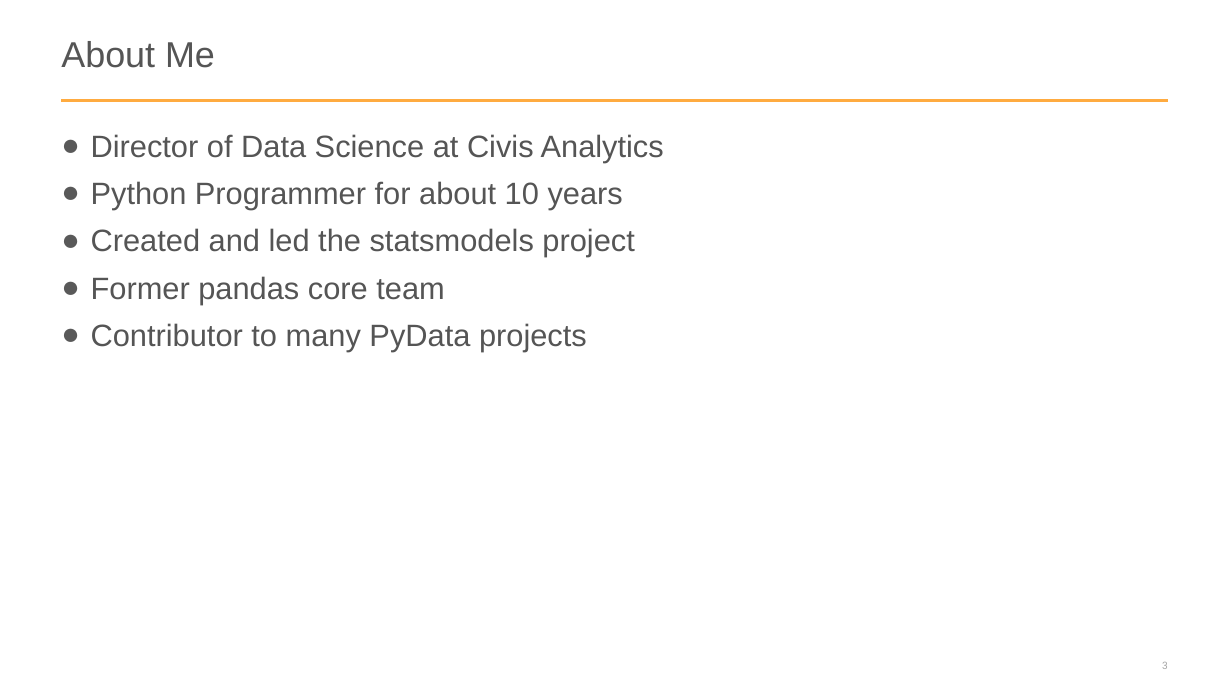
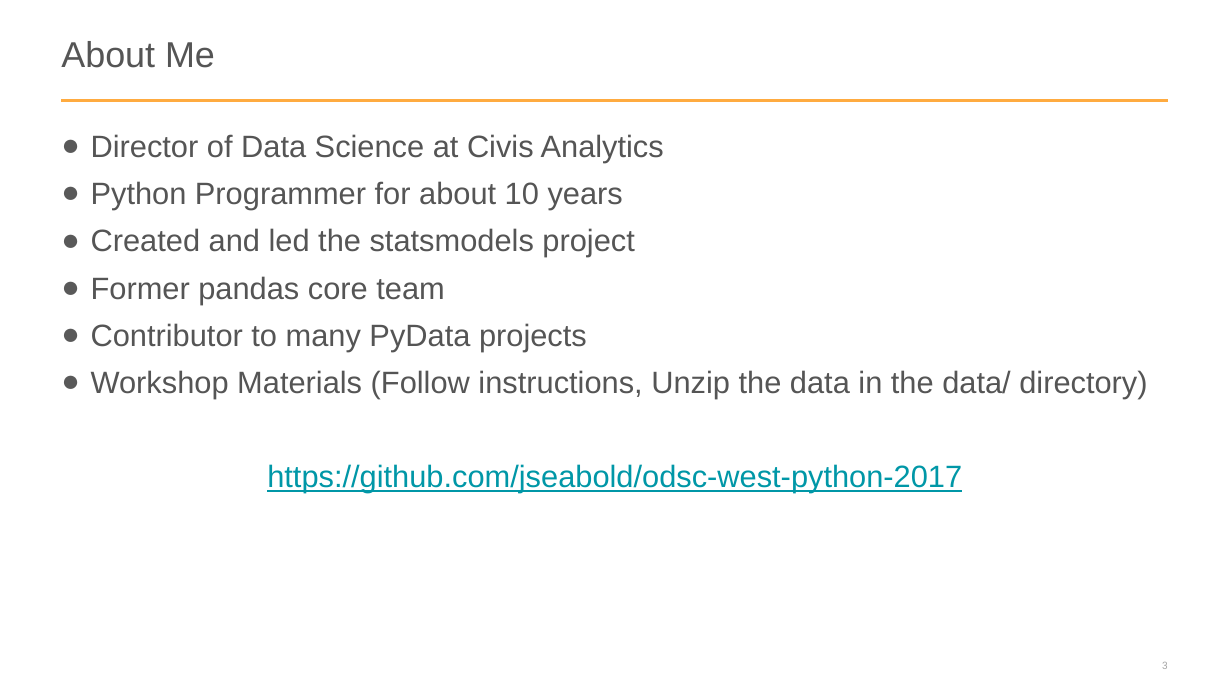
Before and after one commit to jseabold/pycon-ds-2018, a slide deck: slide 3 of intro-to-python.pptx. Drawn at 1232x693 pixels with LibreOffice and Linux fonts; fonts in the diff are those of the drawing. Boxes give left, top, right and bottom in pixels: in the first picture for what was removed or moved away, otherwise in the second. Text is boxed around its words. In the diff, an @@ line names an element or a change of style, - is before the commit and + after.

Commit message:
Link to workshop materials

```diff
--- a/intro-to-python.pptx
+++ b/intro-to-python.pptx
@@ text at bbox=[91, 370, 1147, 493]: paragraphs added @@
+● Workshop Materials (Follow instructions, Unzip the data in the data/ directory)
+https://github.com/jseabold/odsc-west-python-2017
```
